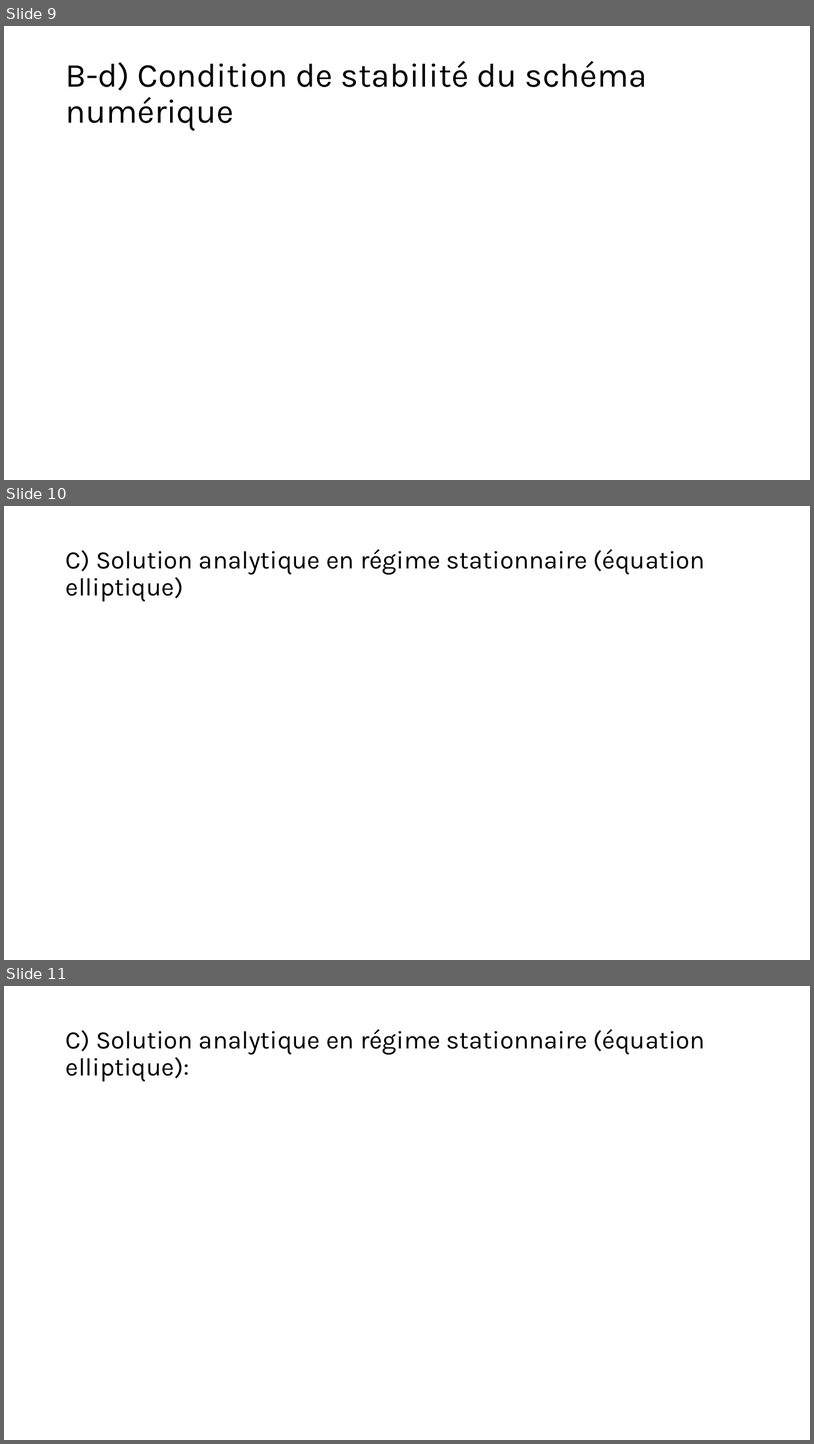
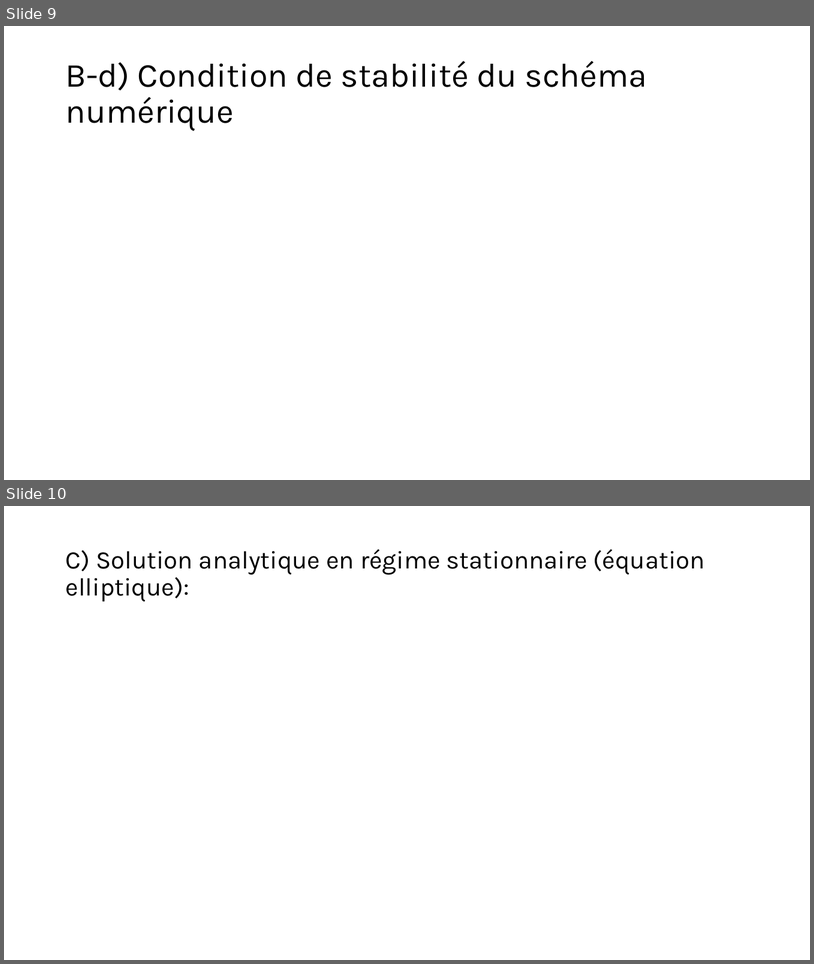
Before and after one commit to mehdibendaya/MEC8211-DEV1, a slide deck: Devoir_1.pptx. Shown one above the other, each under a label of ours: slides 9, 10 and 11 before the commit, slides 9 and 10 after it. The pictures are 814x1444 and 814x964 pixels, drawn with LibreOffice and Linux fonts; fonts in the diff are those of the drawing; grey boxes stand for pictures. Boxes give left, top, right and bottom in pixels: in the first picture for what was removed or moved away, otherwise in the second. Text is boxed around its words. In the diff, an @@ line names an element or a change of style, - is before the commit and + after.

```diff
--- a/Devoir_1.pptx
+++ b/Devoir_1.pptx
@@ slide 10 removed at [4, 506, 810, 960], background #FFFFFF @@
@@ title removed at [65, 549, 705, 601] @@
-C) Solution analytique en régime stationnaire (équation elliptique)
@@ what was slide 11 is now slide 10 @@
```
Also in this commit, not shown: 5 slides changed.
